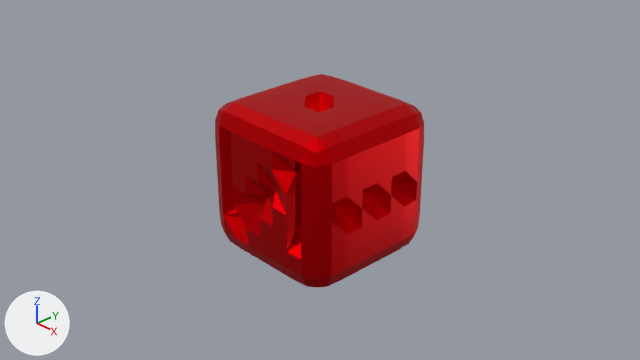
Two versions of the Blender file Website/assets/blocks/p.blend, one commit apart.
Before and after are seen from the file's camera 'Camera'. The axes (+X, +Y, +Z) are drawn at lower left. The lights are the same throughout.
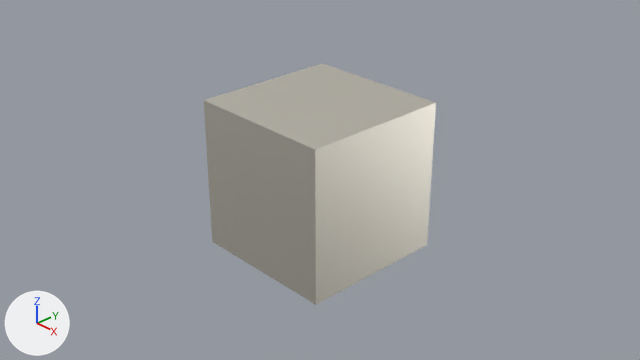
Pixel boxes (x1, y1, x2, y2) of what changed, in the pictures (640 x 360 px):
'Cube', recoloured, reshaped, turned (red to white): before (215, 74, 424, 287); after (204, 63, 436, 305)

What the commit changed:
Material 'Material' (mat_material) changes colour from red #e70008 to white #fffaec; in linear values from (0.8, 0.0, 0.00254) to (1.0, 0.958, 0.837).
me_cube is used by ob_cube; location (0.0, 0.0, 0.0); rotation (0.0, 0.0, 6288.0), in degrees (0, 0, 276).
me_cube had 434 vertices, 432 faces and spanned x -1.0..1.0, y -1.0..1.0, z -1.0..1.0.
me_cube now has 8 vertices, 6 faces and spans x -1.0..1.0, y -1.0..1.0, z -1.0..1.0.
me_cube part 1: 434 vertices removed from x -1.0..1.0, y -1.0..1.0, z -1.0..1.0; 8 vertices added at x -1.0..1.0, y -1.0..1.0, z -1.0..1.0, forming a box.
Object 'Cube' (ob_cube) turns from (0, 0, 276) to (0, 0, 0) degrees about x, y and z.
